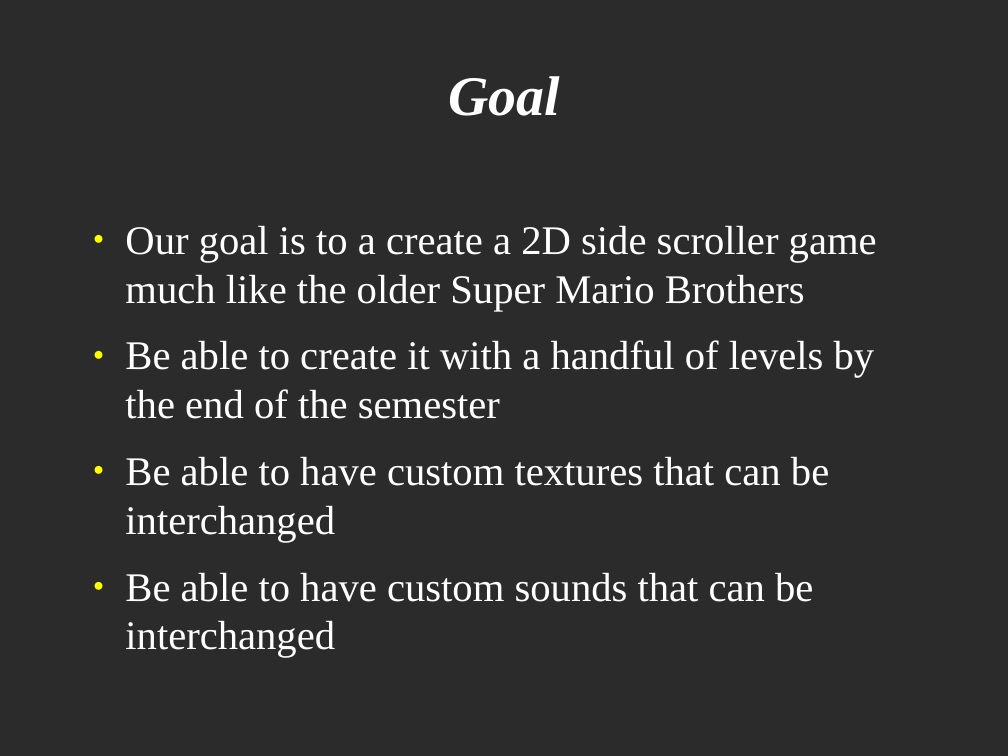
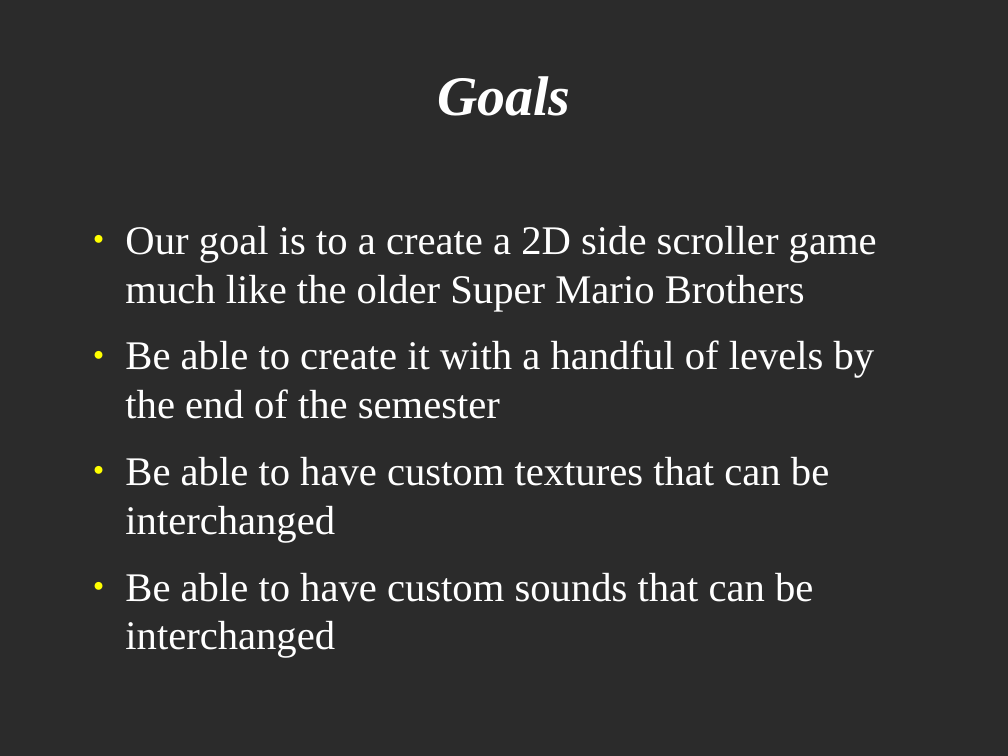
Before and after one commit to arunaupul/merrimack-college-csc4910-sp2010, a slide deck: slide 2 of Documents/Proposal.odp. Drawn at 1008x756 pixels with LibreOffice and Linux fonts; fonts in the diff are those of the drawing; background and template pictures are left out; a plain dark background stands for a picture behind light text. Boxes give left, top, right and bottom in pixels: in the first picture for what was removed or moved away, otherwise in the second. Text is boxed around its words. In the diff, an @@ line names an element or a change of style, - is before the commit and + after.

```diff
--- a/Documents/Proposal.odp
+++ b/Documents/Proposal.odp
@@ title at [437,76,570,116]: text changed @@
-Goal
+Goals
```
Also in this commit, not shown: 1 other slide changed.
